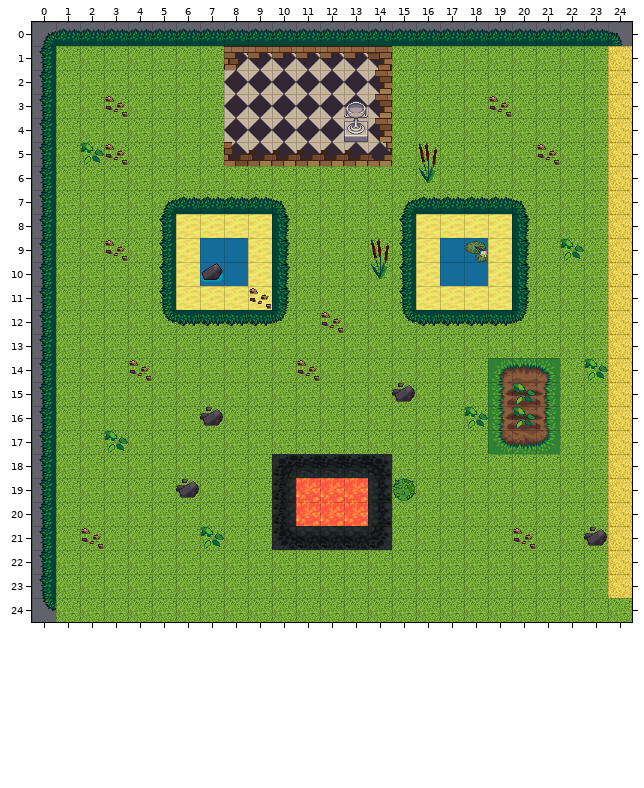
Tiled map, stored at build/resources/main/test.tmx. The picture above is the old version.
Cells are 32x32 px. Shown: x 0..24, y 0..24.
The result:
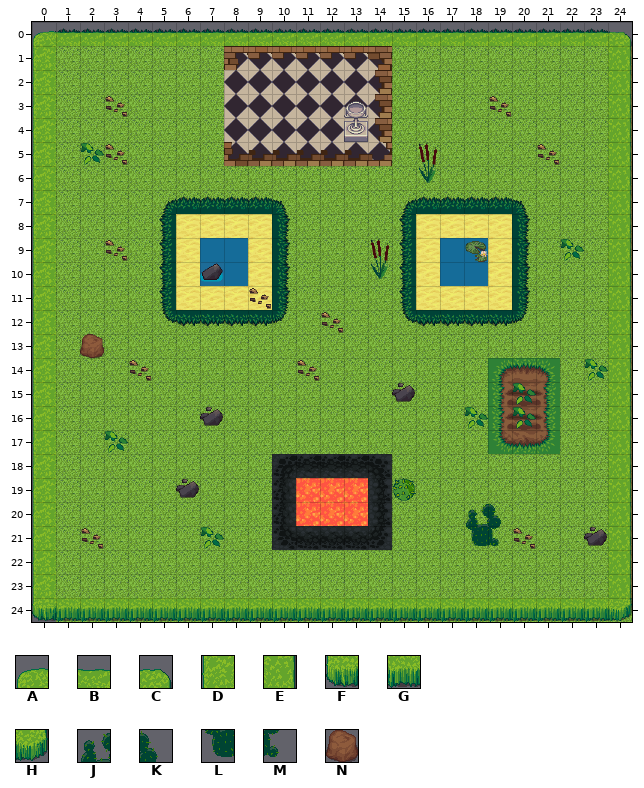
Key: from "terrain": A 180, B 181, C 182, D 201, E 203, F 222, G 223, H 224, J 394, K 395, L 415, M 416, N 439.
_ is an empty cell.
What changed:
Layer "solid":
y 0: x 0..24 _________________________ -> ABBBBBBBBBBBBBBBBBBBBBBBC
y 1..12: x 0 _ -> D; x 24 _ -> E
y 13: x 0 _ -> D; x 2 _ -> N; x 24 _ -> E
y 14..19: x 0 _ -> D; x 24 _ -> E
y 20: x 0 _ -> D; x 18..19 __ -> JK; x 24 _ -> E
y 21: x 0 _ -> D; x 18..19 __ -> LM; x 24 _ -> E
y 22..23: x 0 _ -> D; x 24 _ -> E
y 24: x 0..24 _________________________ -> FGGGGGGGGGGGGGGGGGGGGGGGH
Where, in picture pixels (left, top, right, bottom), the same in both pictures:
added: (32, 31, 632, 622)
